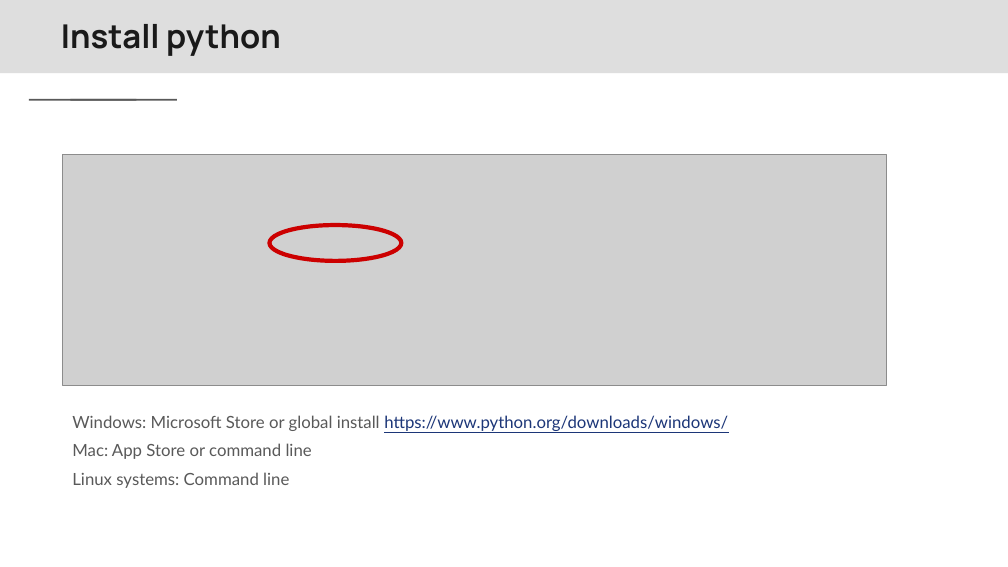
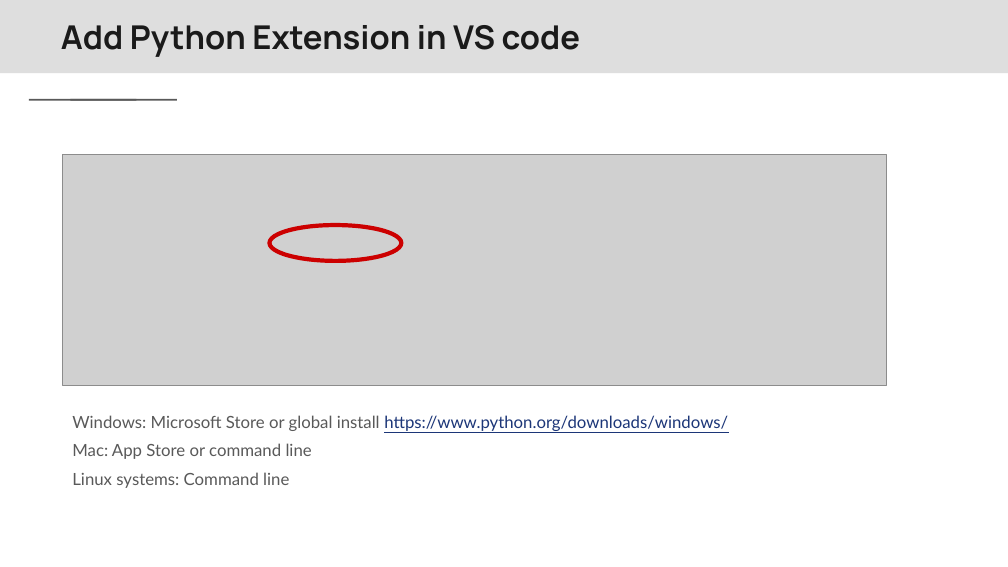
Before and after one commit to Center-for-Health-Data-Science/PythonTsunami, a slide deck: slide 9 of slides/Python Tsunami Local Installations vs code.pptx (slide 6 before the commit). Drawn at 1008x567 pixels with LibreOffice and Linux fonts; fonts in the diff are those of the drawing; grey boxes stand for pictures; background and template pictures are left out. Boxes give left, top, right and bottom in pixels: in the first picture for what was removed or moved away, otherwise in the second. Text is boxed around its words. In the diff, an @@ line names an element or a change of style, - is before the commit and + after.

Commit message:
installation slides update

```diff
--- a/slides/Python Tsunami Local Installations vs code.pptx
+++ b/slides/Python Tsunami Local Installations vs code.pptx
@@ title at <box>61,25,581,57</box>: text changed @@
-Install python
+Add Python Extension in VS code
```
Also in this commit, not shown: 8 other slides changed, 4 slides added, 1 other file.
